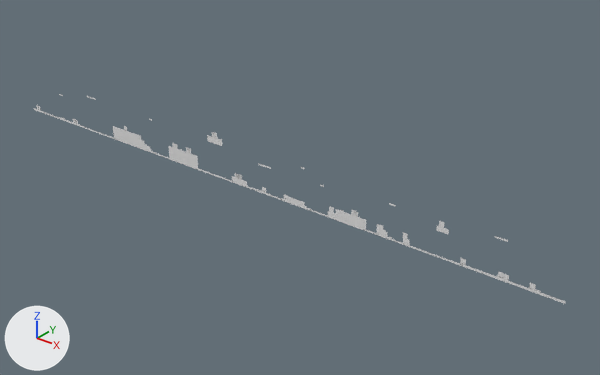
What one commit did to the OBJ model Assets/Tiled2Unity/Meshes/map1.obj.
Both versions are drawn from a camera (50 mm lens) standing at (9995.0, -30953.0, 17281.0) and looking at (-16109.0, 1676.0, -2949.0). Lighting does not change. The marker at lower left points along +X, +Y and +Z. Where no turn or scale is listed for an object, it has been applied to the vertices.

Objects in the first picture: 'map1'.
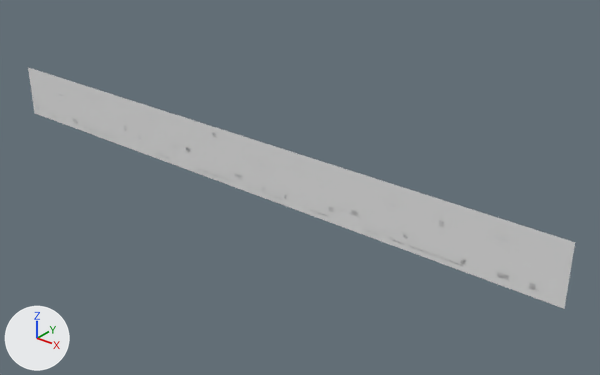
What differs and where, as boxes (x1, y1, x2, y2) in the pictures (600 x 375 px):
'map1', reshaped (15% taller)
    before: (34, 94, 566, 304)
    after: (28, 67, 575, 309)
part 1 of me_map1, added
    after: (28, 67, 575, 309)

The change in detail:
me_map1 is used by ob_map1; location (0.0, 0.0, 0.0).
me_map1 had 1407 vertices, 841 faces and spanned x -38400.0..0.0, y 0.0, z -3072.0..-339.0.
me_map1 now has 8524 vertices, 8029 faces and spans x -38400.0..0.0, y 0.0, z -3328.0..0.0.
me_map1 part 1: 7117 vertices added at x -38400.0..0.0, y 0.0, z -3328.0..0.0.
